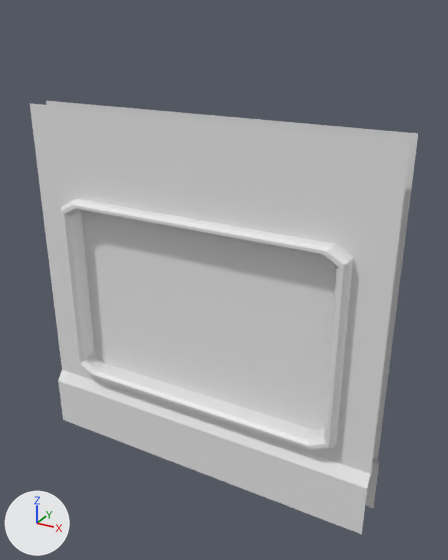
The Blender file Blender Moderls/Level 5 Abandoned station/L5_ShopWindow.blend as it was, and as the next commit left it.
The view is the same before and after, from a 50 mm camera at (1.53, -2.54, 2.46) aimed at (0.11, 0.05, 1.17). Arrows for +X, +Y and +Z are at lower left; the lights stay in place.

Names of what the first picture shows: 'L5_ShopWindow', 'L5_ShopWindowWindow'.
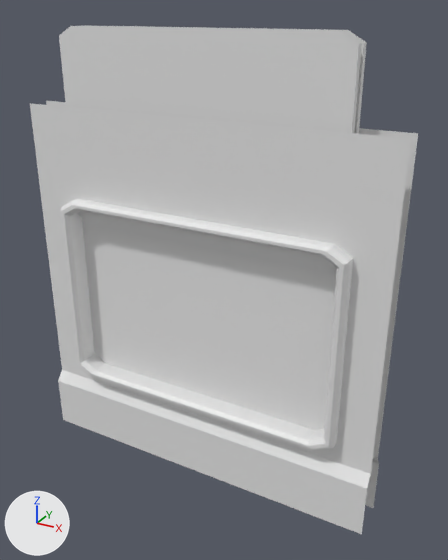
Where the change shows, as pixel boxes (x1, y1, x2, y2) in the pictures (448 x 560 px):
```json
{"object": "L5_ShopWindowShutter", "change": "shown", "after": [59, 25, 367, 269]}
```

Edits to the scene script, one JSON object a line:
```json
{"op": "remove", "block": "ob_l5_shopwindowshutter", "code": "ob_l5_shopwindowshutter.hide_viewport = True"}
```
